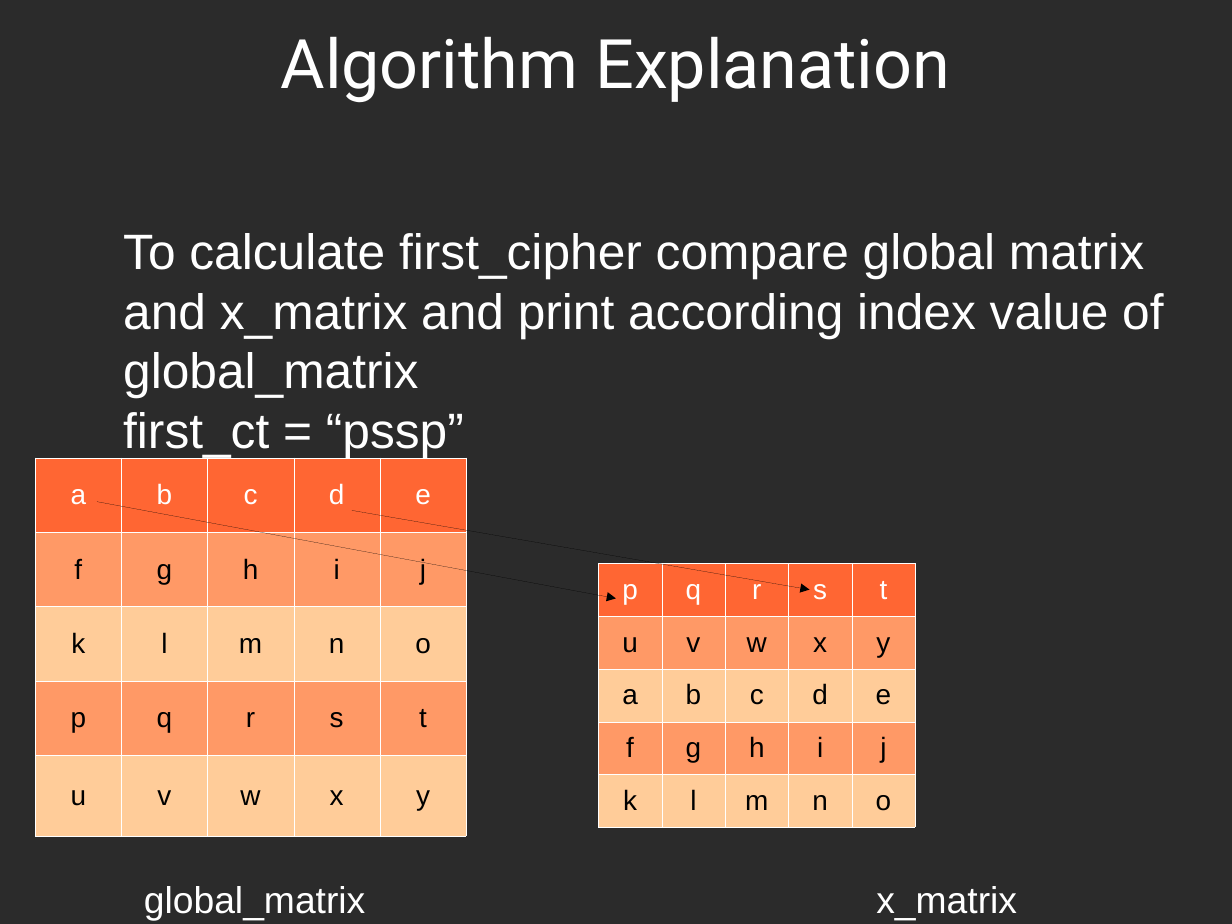
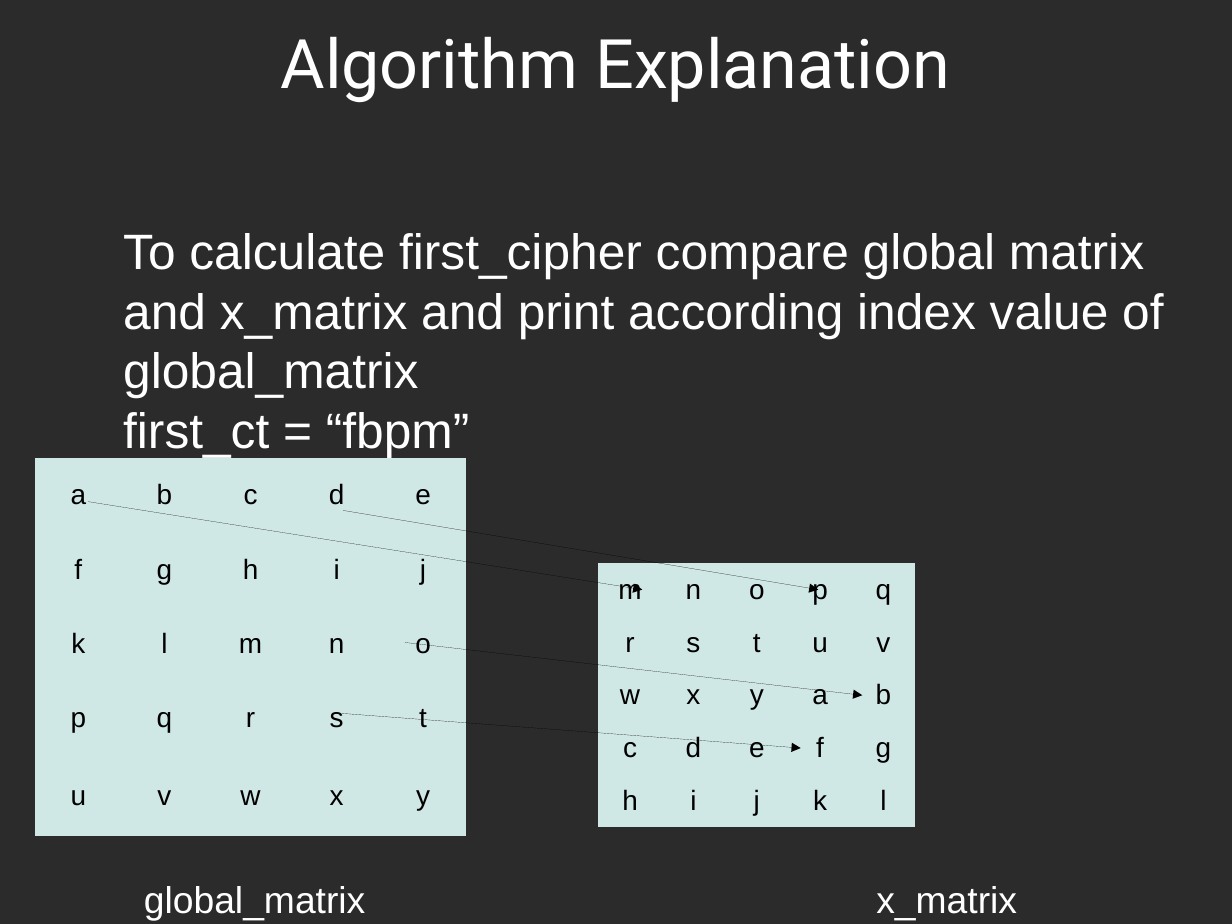
Before and after one commit to istipistii/Two-Key-Transposition-Encryption, a slide deck: slide 8 of topic presentation.odp. Drawn at 1232x924 pixels with LibreOffice and Linux fonts; fonts in the diff are those of the drawing; background and template pictures are left out; a plain dark background stands for a picture behind light text. Boxes give left, top, right and bottom in pixels: in the first picture for what was removed or moved away, otherwise in the second. Text is boxed around its words. In the diff, an @@ line names an element or a change of style, - is before the commit and + after.

```diff
--- a/topic presentation.odp
+++ b/topic presentation.odp
@@ subtitle at (x1=123, y1=412, x2=469, y2=458): text changed @@
-first_ct = “pssp”
+first_ct = “fbpm”
@@ table at (x1=35, y1=457, x2=465, y2=836) @@
@@ fill #FF6633 to #CFE7E5 in row 1 @@
@@ fill #FF9966 to #CFE7E5 in 10 cells @@
@@ fill #FFCC99 to #CFE7E5 in 10 cells @@
@@ text colour #FFFFFF to #000000 in "a", "b", "c", "d" and 1 more places @@
@@ borders changed @@
@@ arrow moved from (97, 502) - (616, 598) to (88, 502) - (643, 590) @@
@@ arrow moved from (352, 511) - (809, 590) to (343, 511) - (818, 590) @@
@@ table at (x1=598, y1=563, x2=917, y2=827) @@
-row 1: p | q | r | s | t
+row 1: m | n | o | p | q
-row 2: u | v | w | x | y
+row 2: r | s | t | u | v
-row 3: a | b | c | d | e
+row 3: w | x | y | a | b
-row 4: f | g | h | i | j
+row 4: c | d | e | f | g
-row 5: k | l | m | n | o
+row 5: h | i | j | k | l
@@ fill #FF6633 to #CFE7E5 in row 1 @@
@@ fill #FF9966 to #CFE7E5 in 10 cells @@
@@ fill #FFCC99 to #CFE7E5 in 10 cells @@
@@ borders changed @@
@@ arrow added from (405, 643) to (863, 695), #000000 0 pt @@
@@ arrow added from (334, 713) to (802, 748), #000000 0 pt @@
```
Also in this commit, not shown: 4 other slides changed, 5 slides added, 2 slides removed, 2 other files.
